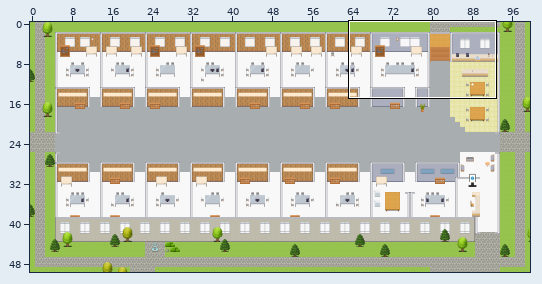
An edit to a level. Tiled map (JSON), maps/CS-Global-Data-Assets-Analytics-Platform.tmj. The picture above shows the old version from afar; the outline marks the close-up.
Close-up. As it was:
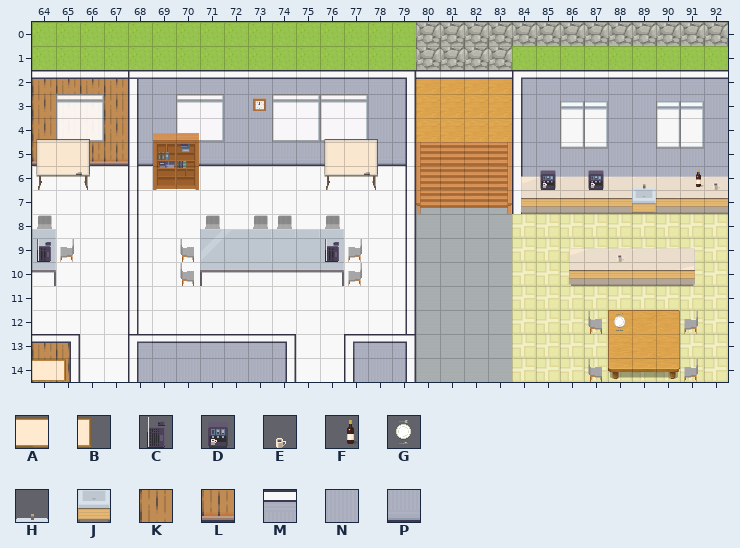
Cells are 32x32 px. Shown: x 64..92, y 0..14. The commit also changed other parts of the map, which this record leaves out.
Key: from "Decoration": A 50, B 51; from "Misc": C 24, D 57, E 59, F 95, G 106; from "Other_Furniture": H 51, J 63; from "room2": K 192, L 205, M 290, N 294, P 307.
_ is an empty cell, # one hidden under a higher layer.
Layers that did not change in this view are not listed.
Layer "back wall" before, first column x 64:
 0 ___________________
 1 ___________________
 2 KKKKMMMMMMMMMMMM___
 3 KKKKNNNNNNNNNNNN___
 4 KKKKNNNNNNNNNNNN___
 5 L#LLPPPPPPPPP#PP___
 6 ___________________
 7 ___________________
 8 ___________________
 9 ___________________
10 ___________________
11 ___________________
12 ___________________
13 KK__MMMMMMM__MMM___
14 KK__NNNNNNN__NNN___
Layer "decor" before, first column x 84:
 3 ________
 4 ________
 5 ________
 6 _D_D_H_F
 7 _____J__
 8 ________
 9 ____E___
10 ________
11 ________
12 ____G___
13 ________
14 ________
And afterwards:
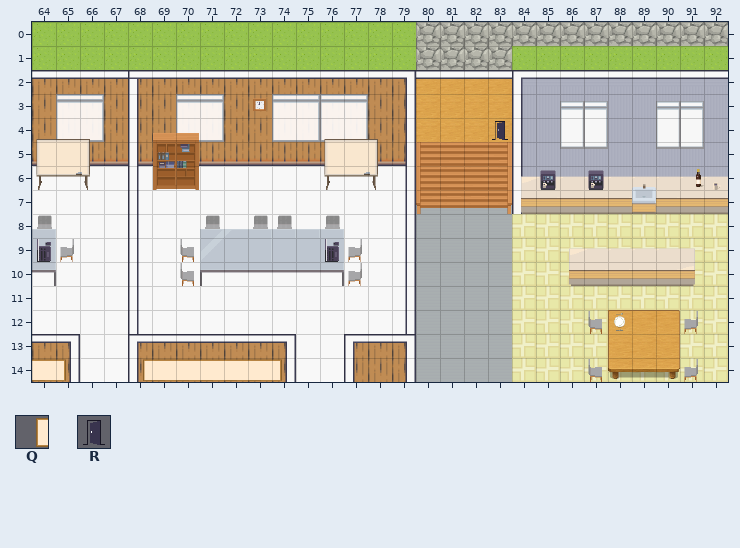
Further tiles: from "Decoration": Q 49; from "User_Zones": R 65.
Edits made:
Changed rows in their new state; . is an unchanged cell.
Layer "back wall":
first column x 68:
 2 KKKKKKKKKKKK
 3 KK..KK....KK
 4 KK..KK....KK
 5 LLLLLLLLL.LL
first column x 68:
13 KKKKKKK..KKK
14 KKKKKKK..KKK
Layer "decor":
first column x 88:
 9 _
Layer "tech":
first column x 68:
14 QAAAAAB
Layer "zones":
first column x 83:
 4 R
